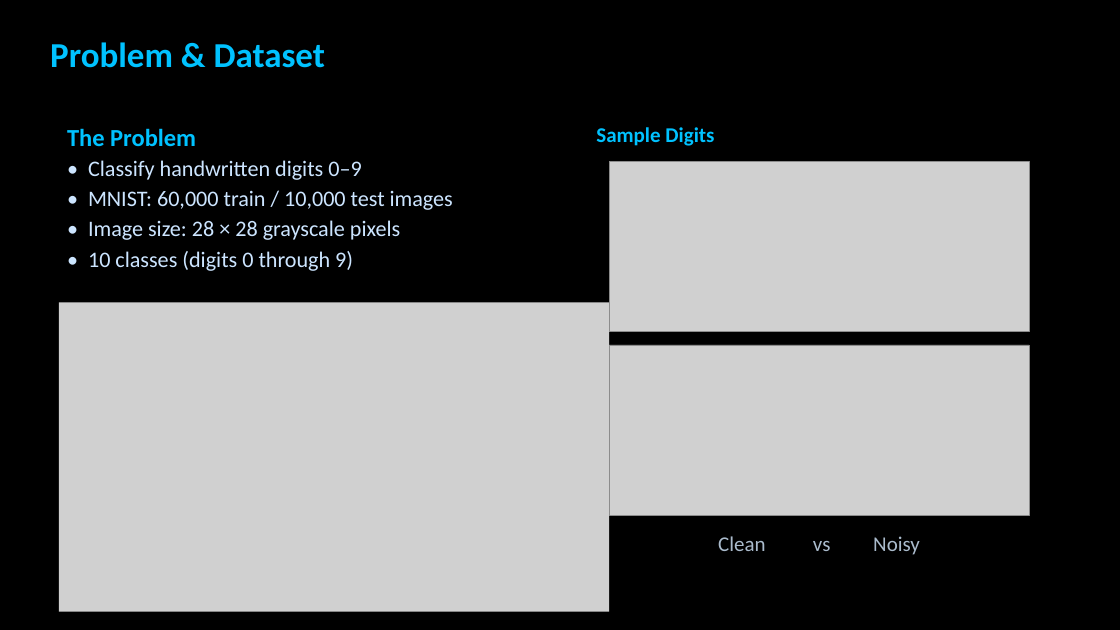
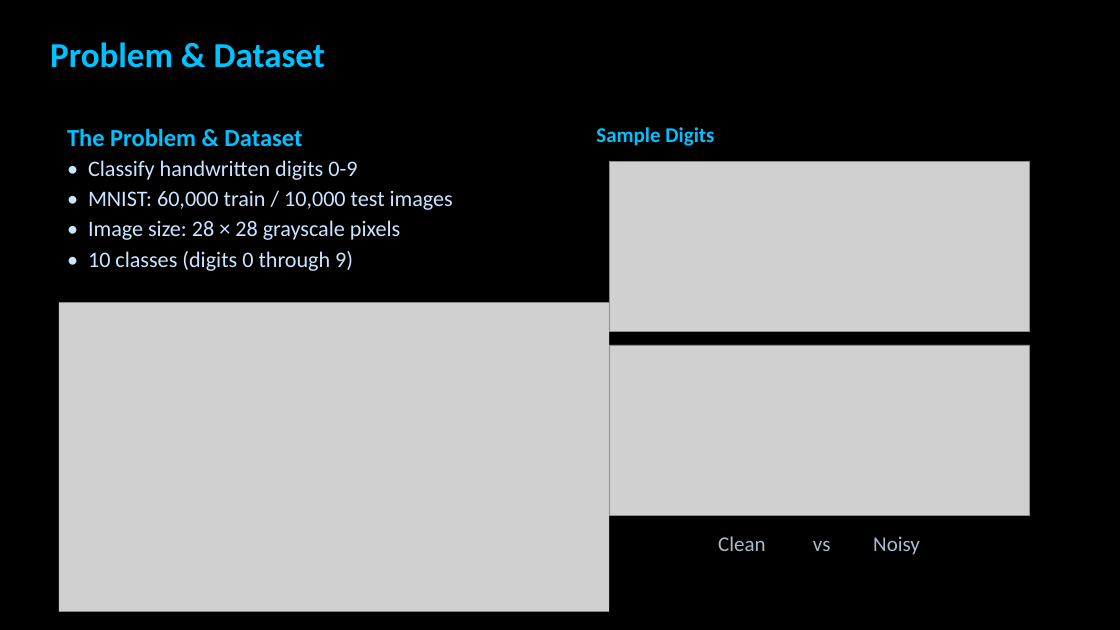
Before and after one commit to zxu235/ai-hw-spring-2026-Ziru-Xu, a slide deck: slide 2 of Assignment4.1-MNIST_Presentation.pptx. Drawn at 1120x630 pixels with LibreOffice and Linux fonts; fonts in the diff are those of the drawing; grey boxes stand for pictures; background and template pictures are left out. Boxes give left, top, right and bottom in pixels: in the first picture for what was removed or moved away, otherwise in the second. Text is boxed around its words. In the diff, an @@ line names an element or a change of style, - is before the commit and + after.

```diff
--- a/Assignment4.1-MNIST_Presentation.pptx
+++ b/Assignment4.1-MNIST_Presentation.pptx
@@ text at bbox=[67, 128, 357, 180]: text changed @@
-The Problem
-• Classify handwritten digits 0–9
+The Problem & Dataset
+• Classify handwritten digits 0-9
```
Also in this commit, not shown: 1 other slide changed.
